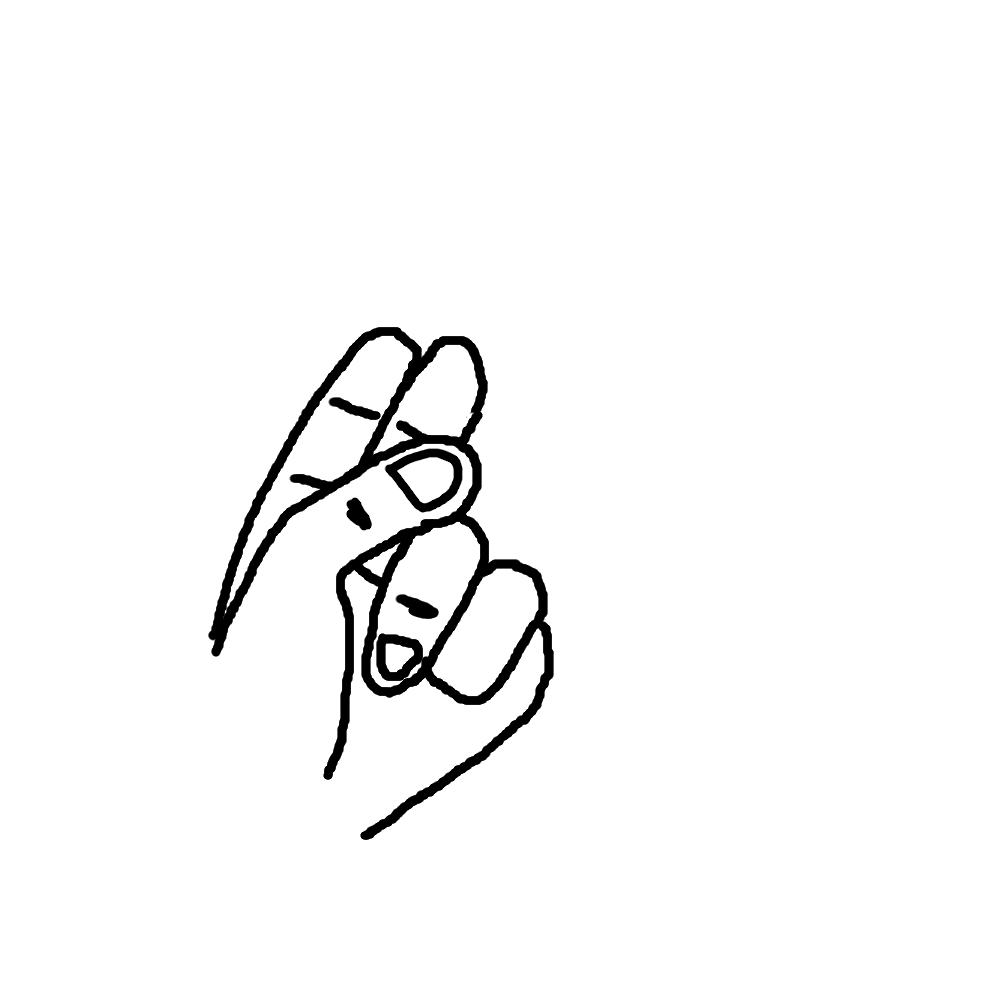
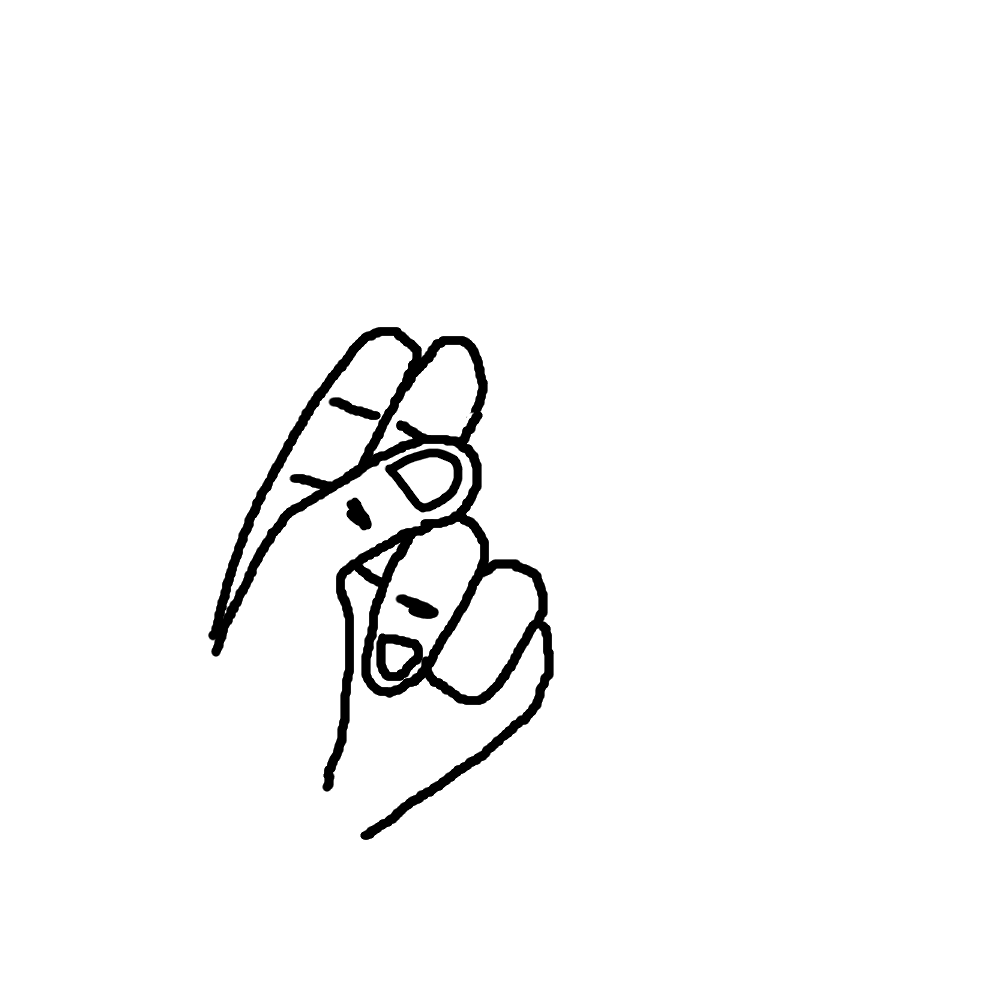
Revision of a layered 1000×1000 image; what changed, layer by layer:
painted on "pouce" over [322, 772, 335, 792]
